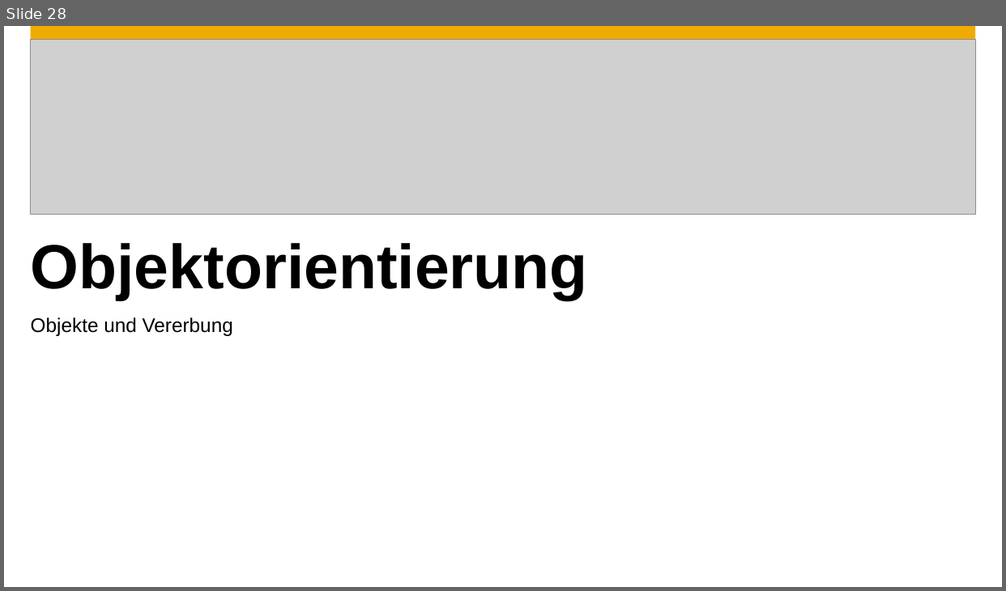
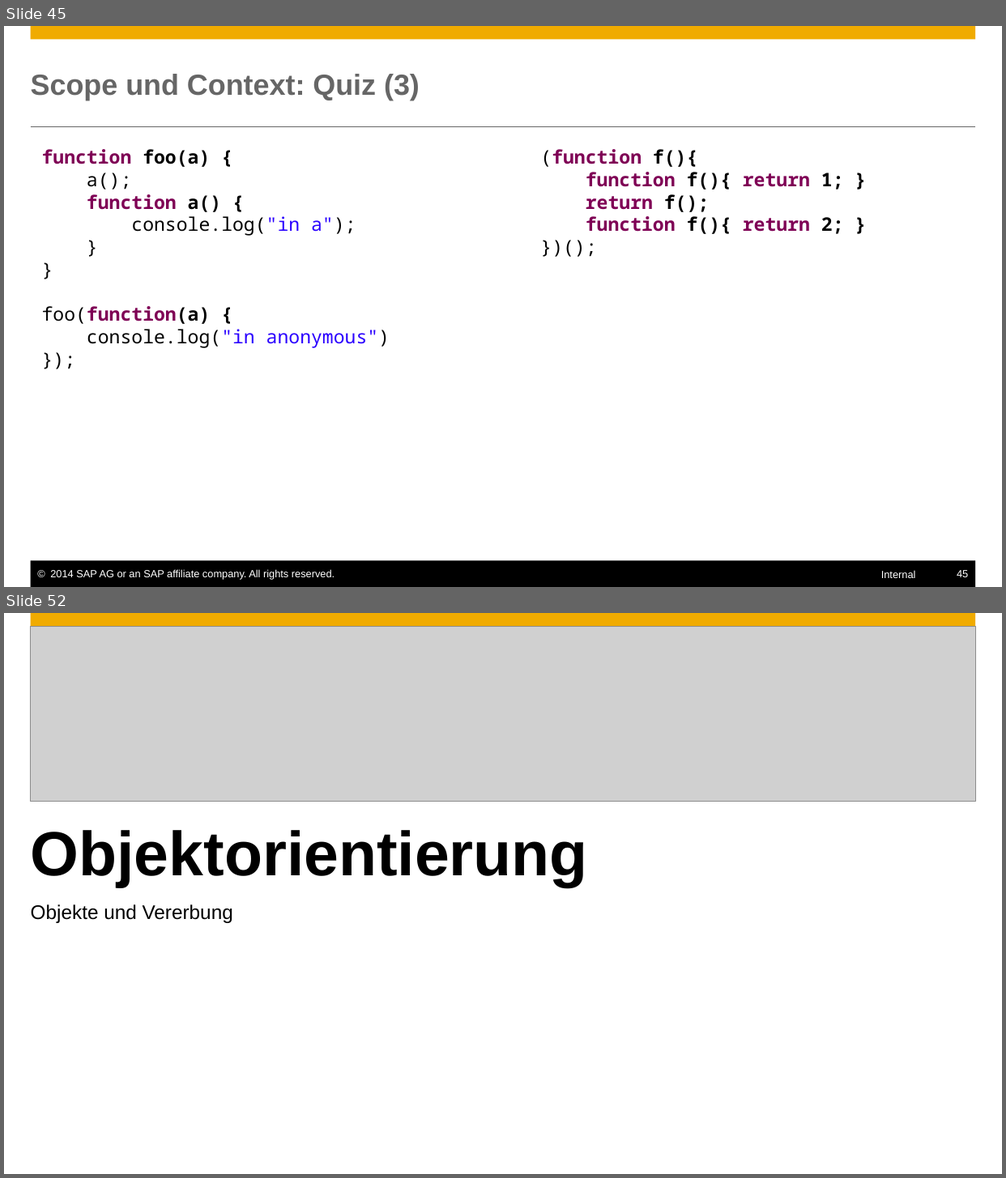
Before and after one commit to ofrendo/JSCrossCourse, a slide deck: JSCrosscourse.pptx. Shown one above the other, each under a label of ours: slide 28 before the commit, slides 45 and 52 after it; the slides between them are not shown. The pictures are 1006x591 and 1006x1178 pixels, drawn with LibreOffice and Linux fonts; fonts in the diff are those of the drawing; grey boxes stand for pictures; background and template pictures are left out. Boxes give left, top, right and bottom in pixels: in the first picture for what was removed or moved away, otherwise in the second. Text is boxed around its words. In the diff, an @@ line names an element or a change of style, - is before the commit and + after.

```diff
--- a/JSCrosscourse.pptx
+++ b/JSCrosscourse.pptx
@@ slide 45 added at (4,26,1002,587), background #FFFFFF; not listed: 1 template element that a slide beside it also shows @@
@@ title added at (31,74,420,101), 28 pt, text #666666, bold @@
+Scope und Context: Quiz (3)
@@ line added from (30, 127) to (975, 127), #666666 0.5 pt @@
@@ text added at (42,149,390,348), 18 pt, text #000000 @@
+function foo(a) {
+a();
+function a() {
+console.log("in a");
+}
+}
+foo(function(a) {
+console.log("in anonymous")
+});
@@ text added at (540,149,844,234), 18 pt, text #7F0055, bold @@
+(function f(){
+function f(){ return 1; }
+return f();
+function f(){ return 2; }
+})();
@@ rectangle added at (30,561,975,587), fill #000000 @@
@@ text added at (50,570,334,580), 10 pt, text #FFFFFF @@
+© 2014 SAP AG or an SAP affiliate company. All rights reserved.
@@ text added at (881,570,916,578), 10 pt, text #FFFFFF @@
+Internal
@@ page number added at (957,570,968,578), 10 pt, text #FFFFFF @@
+45
@@ what was slide 28 is now slide 52 @@
```
Also in this commit, not shown: 1 slide changed, 23 other slides added, 1 other file.
